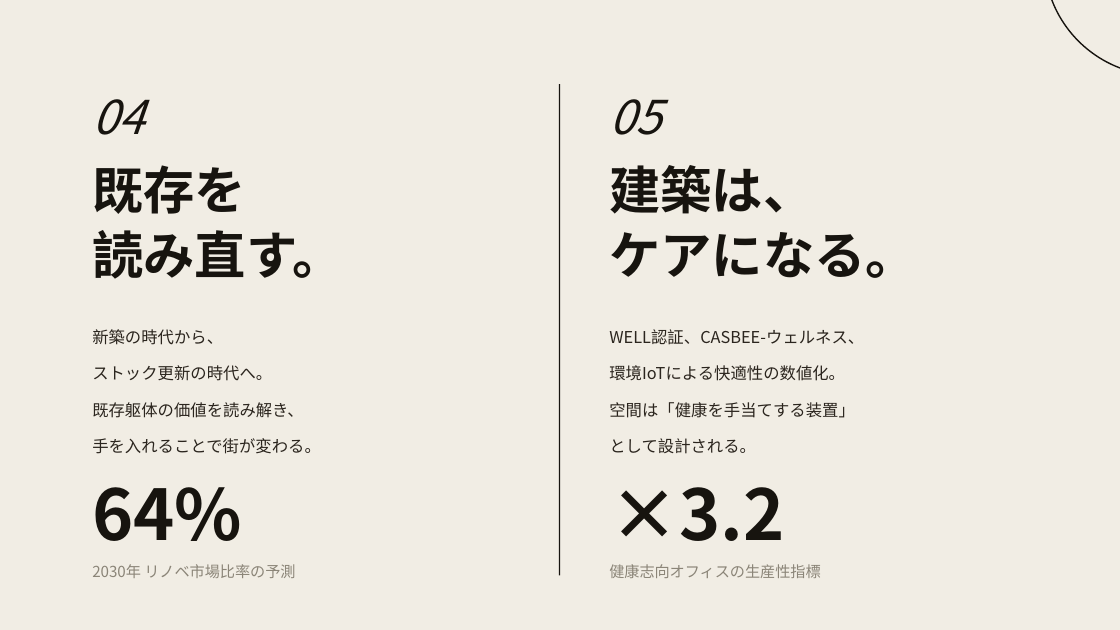
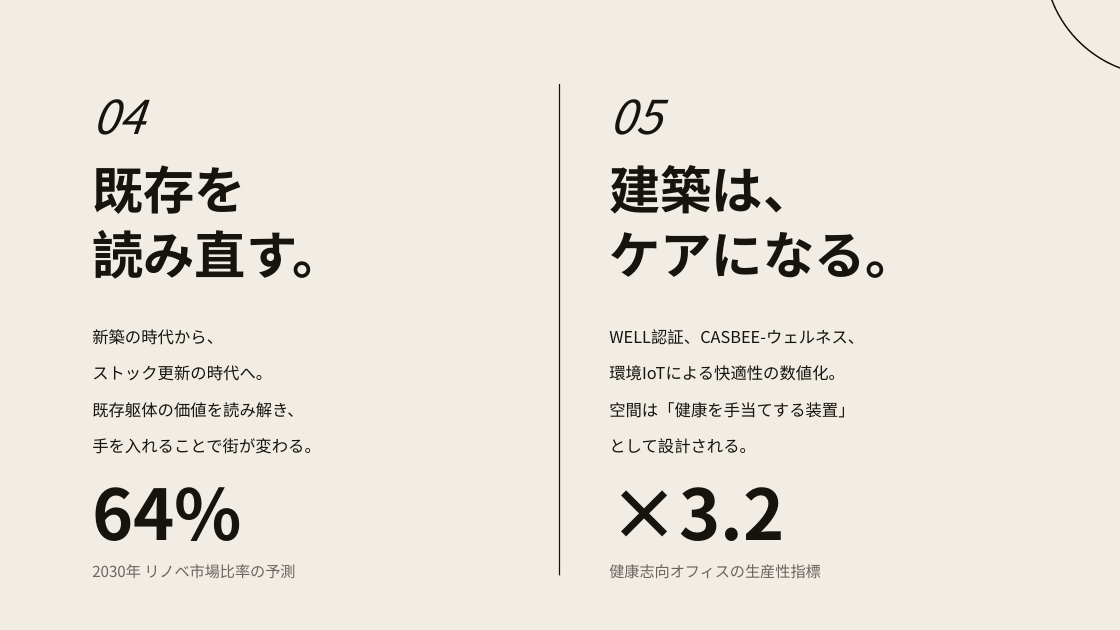
Before and after one commit to horihorihorihorichiz/-, a slide deck: slide 6 of slides/exports/architecture2026_text.pptx. Drawn at 1120x630 pixels with LibreOffice and Linux fonts; fonts in the diff are those of the drawing. Boxes give left, top, right and bottom in pixels: in the first picture for what was removed or moved away, otherwise in the second. Text is boxed around its words. In the diff, an @@ line names an element or a change of style, - is before the commit and + after.

```diff
--- a/slides/exports/architecture2026_text.pptx
+++ b/slides/exports/architecture2026_text.pptx
@@ text "新築の時代から、" at (92,329,321,454): text colour #2B251E to #17140F @@
@@ text "WELL認証、CASBEE-ウェルネス、" at (609,329,864,454): text colour #2B251E to #17140F @@
@@ text "2030年 リノベ市場比率の予測" at (92,564,295,578): text colour #8B8578 to #6B6560 @@
@@ text "健康志向オフィスの生産性指標" at (609,564,821,578): text colour #8B8578 to #6B6560 @@
```
Also in this commit, not shown: 5 other slides changed, 1 other file.
